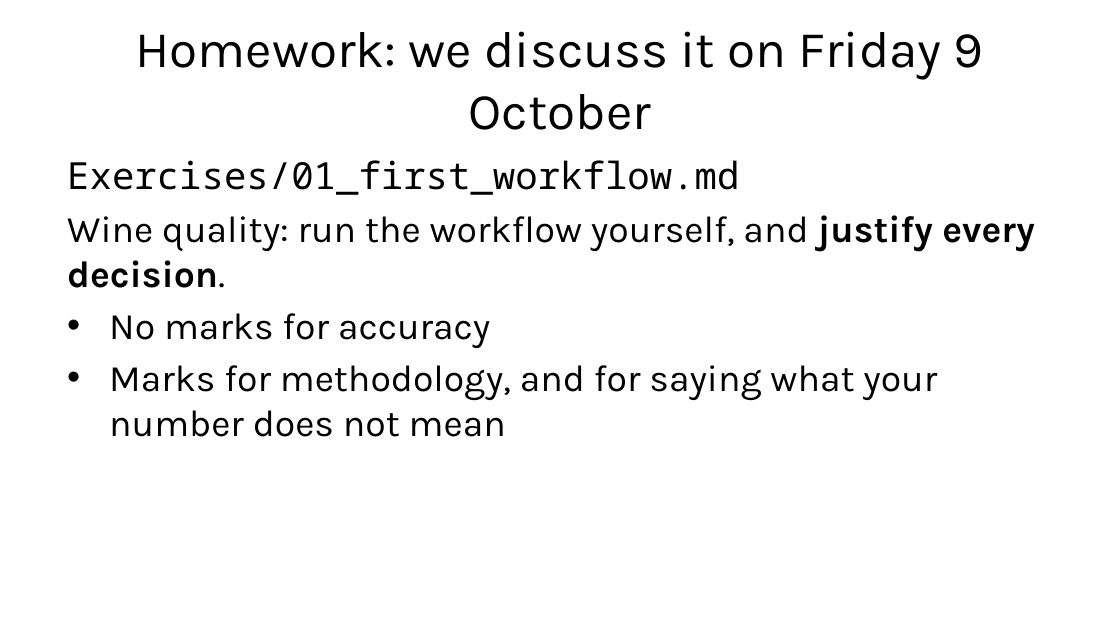
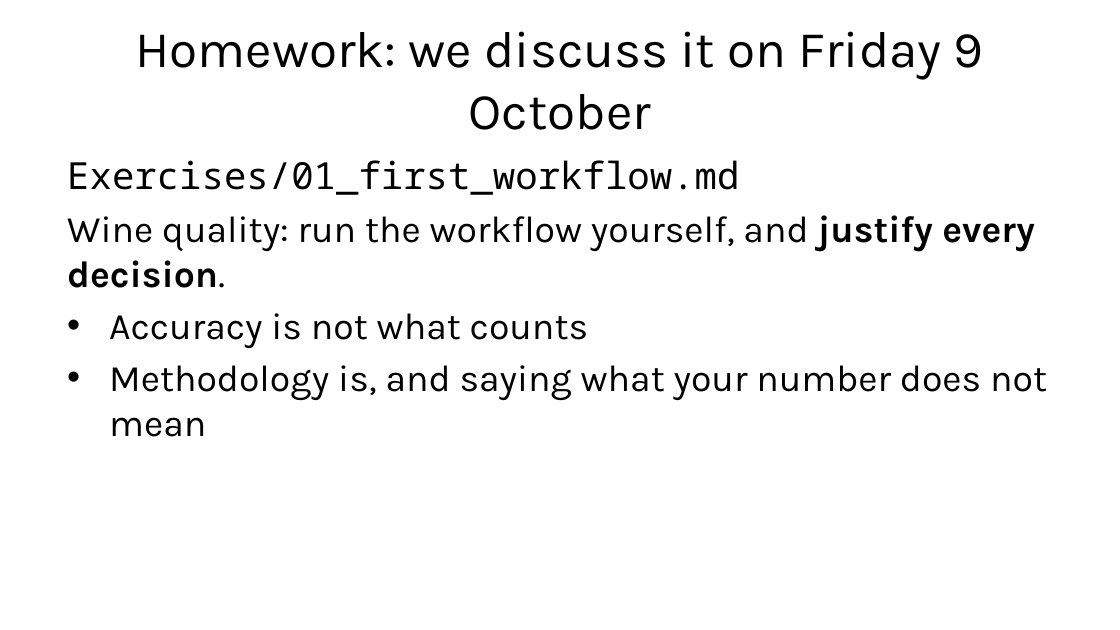
Before and after one commit to fabioantonini/technologies-for-artificial-intelligence, a slide deck: slide 70 of Lessons/01_introduction_and_workflow/Slides/introduction_and_workflow_slides.pptx. Drawn at 1120x630 pixels with LibreOffice and Linux fonts; fonts in the diff are those of the drawing; background and template pictures are left out. Boxes give left, top, right and bottom in pixels: in the first picture for what was removed or moved away, otherwise in the second. Text is boxed around its words. In the diff, an @@ line names an element or a change of style, - is before the commit and + after.

```diff
--- a/Lessons/01_introduction_and_workflow/Slides/introduction_and_workflow_slides.pptx
+++ b/Lessons/01_introduction_and_workflow/Slides/introduction_and_workflow_slides.pptx
@@ text at (109,313,1047,437): text changed @@
-• No marks for accuracy
-• Marks for methodology, and for saying what your number does not mean
+• Accuracy is not what counts
+• Methodology is, and saying what your number does not mean
```
Also in this commit, not shown: 4 other files.
